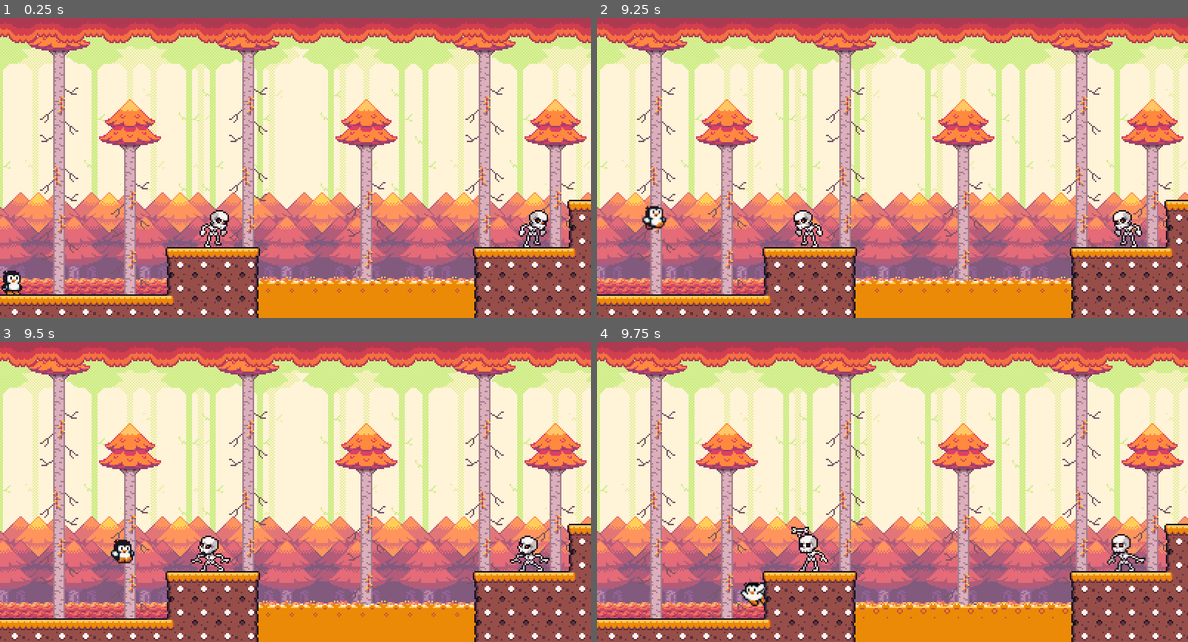
Above: before the commit, frames 1-4 (two rows, left to right).
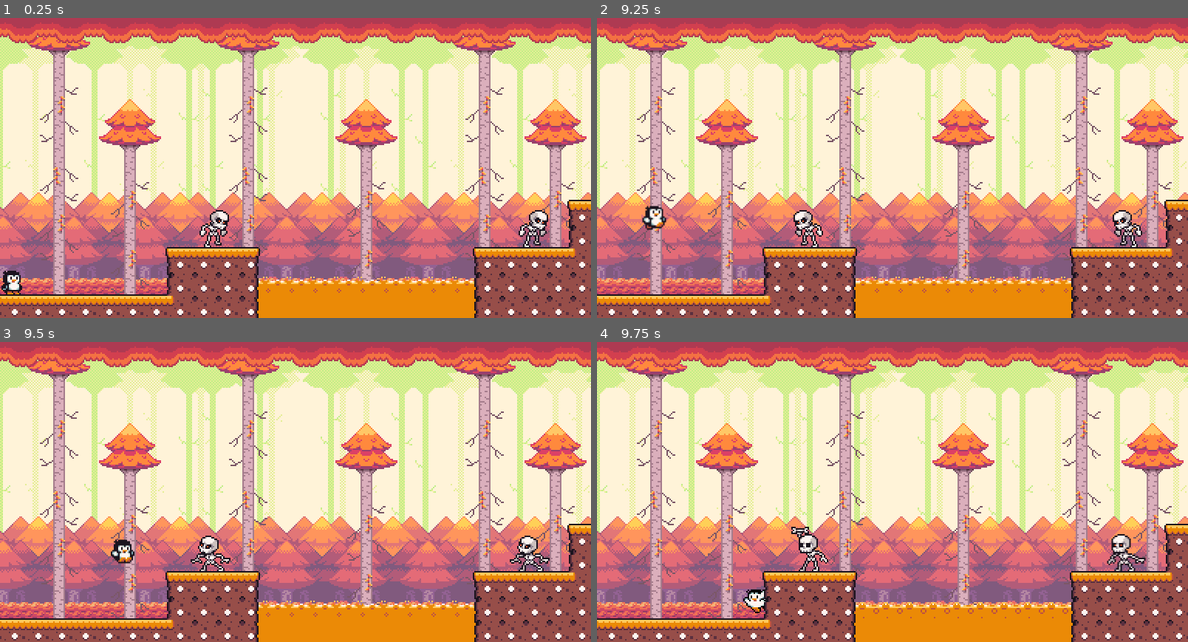
Above: after the commit, the same moments.

Repository: Lz-Rod/2d_platformer_godot
Game: Godot game, scene res://scene/forest.tscn
The game is run twice, just before and just after one commit, with the same random seed, the same clock (stepped at 60 frames per second) and the same inputs.
Inputs:
- Up to frame 1 (0.25 s): no input
- Up to frame 2 (9.25 s): hold S (crouch) 0.53-1.28 s; hold D (right) 0.53-2.03 s; tap W (jump) at 0.77, 1.52, 3.02, 3.77, 4.52, 6.02, 6.77, 7.52, 9.02 s; tap S (crouch) every 1.5 s from 1.35 to 8.85 s; hold A (left) 2.03-2.78 s; hold S (crouch) 2.03-2.78 s; hold D (right) 2.78-4.28 s; hold S (crouch) 3.53-4.28 s; hold A (left) 4.28-5.03 s; hold D (right) 5.03-5.78 s; hold S (crouch) 5.03-5.78 s; hold A (left) 5.78-7.28 s; hold S (crouch) 6.53-7.28 s; hold D (right) from 7.28 s (still down); hold S (crouch) 8.03-8.78 s
- Up to frame 3 (9.5 s): keep holding D (right)
- Up to frame 4 (9.75 s): release D (right) at 9.53 s; hold A (left) from 9.53 s (still down); hold S (crouch) from 9.53 s (still down)

Frames 1-3 are identical in both runs. In frame 4, 0.3% of the frame differs, in the area x 24-29%, y 80-91%.

Commit message:
corrigidos bugs do wall jump

Diff:
--- a/scripts/player.gd
+++ b/scripts/player.gd
@@ -176,7 +176,7 @@
 			go_to_walk_state()
 		return
 
-	if left_wall_detector.is_colliding() or right_wall_detector.is_colliding():
+	if (left_wall_detector.is_colliding() or right_wall_detector.is_colliding()) && is_on_wall():
 		go_to_wall_state()
 		return
 
